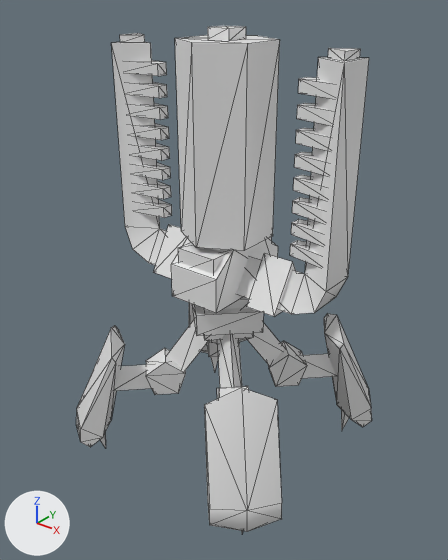
Renders of the Blender file Union_finished_raw/crawler_aa/raw/crawler_aa.blend from each side of a commit.
Before and after are seen from a 50 mm camera at (7.13, -8.99, 9.4) aimed at (0.04, -0.13, 3.9). The axes (+X, +Y, +Z) are drawn at lower left. The lights are the same throughout. Mesh edges are drawn as thin lines.

Names of what the first picture shows: 'crawler_aa'.
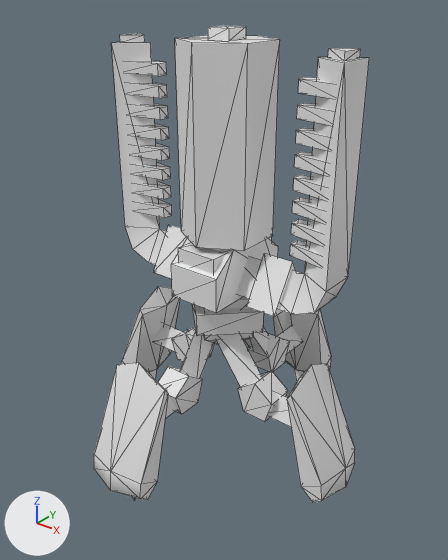
The newer file is also rescaled (x0.7) as a whole; pictures and numbers use the older file's frame.

What changed in the scene script:
```text
Change me_cube_003:
    used by ob_crawler_aa; location = (0.0, 0.0, 0.0); scale = (0.962, 0.962, 0.962)
    remove me_cube_003.from_pydata(...)  # 411 vertices, 584 faces; spans x -2.84..2.84, y -2.84..2.84, z -0.33..9.0
    add me_cube_003.from_pydata(...)  # 411 vertices, 584 faces; spans x -3.37..3.37, y -3.37..3.37, z -0.33..9.0
    me_cube_003 part 1: the loose piece of 18 vertices spanning x -2.84..-1.21, y 1.22..2.84, z 0.12..2.99 is turned 45 degrees about the z axis through its middle, then moved by (-0.71, -1.72, 0.0)
    me_cube_003 part 2: the loose piece of 6 vertices spanning x -1.99..-0.92, y 0.92..1.99, z 1.49..1.97 is turned 45 degrees about the z axis through its middle, then moved by (-0.47, -1.14, 0.0)
    me_cube_003 part 3: the loose piece of 10 vertices spanning x -1.5..-0.45, y 0.45..1.5, z 1.36..2.2 is turned 45 degrees about the z axis through its middle, then moved by (-0.28, -0.67, 0.0)
    me_cube_003 part 4: the loose piece of 18 vertices spanning x -2.84..-1.22, y -2.84..-1.21, z 0.12..2.99 is turned 45 degrees about the z axis through its middle, then moved by (1.72, -0.71, 0.0)
    me_cube_003 part 5: the loose piece of 6 vertices spanning x -1.99..-0.92, y -1.99..-0.92, z 1.49..1.97 is turned 45 degrees about the z axis through its middle, then moved by (1.14, -0.47, 0.0)
    me_cube_003 part 6: the loose piece of 10 vertices spanning x -1.5..-0.45, y -1.5..-0.45, z 1.36..2.2 is turned 45 degrees about the z axis through its middle, then moved by (0.67, -0.28, 0.0)
    me_cube_003 part 7: the loose piece of 6 vertices spanning x -1.07..0.08, y -1.07..0.08, z 1.68..3.35 is turned 45 degrees about the z axis through its middle, then moved by (0.18, -0.08, 0.0)
    me_cube_003 part 8: the loose piece of 18 vertices spanning x 1.21..2.84, y -2.84..-1.22, z 0.12..2.99 is turned 45 degrees about the z axis through its middle, then moved by (0.71, 1.72, 0.0)
    me_cube_003 part 9: the loose piece of 6 vertices spanning x 0.92..1.99, y -1.99..-0.92, z 1.49..1.97 is turned 45 degrees about the z axis through its middle, then moved by (0.47, 1.14, 0.0)
    me_cube_003 part 10: the loose piece of 10 vertices spanning x 0.45..1.5, y -1.5..-0.45, z 1.36..2.2 is turned 45 degrees about the z axis through its middle, then moved by (0.28, 0.67, 0.0)
    me_cube_003 part 11: the loose piece of 6 vertices spanning x -0.08..1.07, y -1.07..0.08, z 1.68..3.35 is turned 45 degrees about the z axis through its middle, then moved by (0.08, 0.18, 0.0)
    me_cube_003 part 12: the loose piece of 18 vertices spanning x 1.22..2.84, y 1.21..2.84, z 0.12..2.99 is turned 45 degrees about the z axis through its middle, then moved by (-1.72, 0.71, 0.0)
    me_cube_003 part 13: the loose piece of 6 vertices spanning x 0.92..1.99, y 0.92..1.99, z 1.49..1.97 is turned 45 degrees about the z axis through its middle, then moved by (-1.14, 0.47, 0.0)
    me_cube_003 part 14: the loose piece of 10 vertices spanning x 0.45..1.5, y 0.45..1.5, z 1.36..2.2 is turned 45 degrees about the z axis through its middle, then moved by (-0.67, 0.28, 0.0)
    me_cube_003 part 15: the loose piece of 6 vertices spanning x -0.08..1.07, y -0.08..1.07, z 1.68..3.35 is turned 45 degrees about the z axis through its middle, then moved by (-0.18, 0.08, 0.0)
    me_cube_003 part 16: 4 of 411 vertices moved; they spanned x -2.29..-1.87, y 1.87..2.29, z -0.33..0.64 and now span x -3.11..-2.72, y 0.11..0.51, z -0.33..0.64; mean shift (-0.74, -1.78, 0.0); largest move (-2.29, 2.29, 0.53) -> (-3.11, 0.31, 0.53)
    me_cube_003 part 17: 4 of 411 vertices moved; they spanned x -2.29..-1.87, y -2.29..-1.87, z -0.33..0.64 and now span x -0.51..-0.11, y -3.11..-2.72, z -0.33..0.64; mean shift (1.78, -0.74, 0.0); largest move (-2.29, -2.29, 0.53) -> (-0.31, -3.11, 0.53)
    me_cube_003 part 18: 4 of 411 vertices moved; they spanned x 1.87..2.29, y 1.87..2.29, z -0.33..0.64 and now span x 0.11..0.51, y 2.72..3.11, z -0.33..0.64; mean shift (-1.78, 0.74, 0.0); largest move (2.29, 2.29, 0.53) -> (0.31, 3.11, 0.53)
```

Changed parts and their boxes [x1, y1, x2, y2] in the pictures (448 x 560 px; the box of a moved part takes in the faces that stretch with it):
'crawler_aa', reshaped (7% narrower, 6% shorter): before [76, 26, 372, 533]; after [94, 26, 369, 502]
part 1 of me_cube_003, moved or reshaped: before [189, 303, 208, 353]; after [121, 286, 180, 372]
part 2 of me_cube_003, moved or reshaped (not visible before): after [154, 324, 184, 352]
part 3 of me_cube_003, moved or reshaped: before [207, 341, 218, 357]; after [172, 327, 215, 362]
part 4 of me_cube_003, moved or reshaped: before [76, 325, 125, 447]; after [94, 363, 168, 500]
part 5 of me_cube_003, moved or reshaped: before [115, 364, 151, 391]; after [165, 387, 178, 418]
part 6 of me_cube_003, moved or reshaped: before [146, 348, 186, 395]; after [158, 366, 203, 414]
part 7 of me_cube_003, moved or reshaped: before [166, 320, 208, 371]; after [180, 331, 214, 378]
part 8 of me_cube_003, moved or reshaped: before [204, 388, 282, 532]; after [287, 364, 355, 502]
part 9 of me_cube_003, moved or reshaped (not visible before): after [268, 392, 291, 427]
part 10 of me_cube_003, moved or reshaped: before [217, 386, 249, 399]; after [238, 371, 288, 422]
part 11 of me_cube_003, moved or reshaped: before [217, 334, 242, 388]; after [217, 333, 262, 387]
part 12 of me_cube_003, moved or reshaped: before [324, 314, 372, 427]; after [273, 309, 331, 372]
part 13 of me_cube_003, moved or reshaped: before [299, 354, 336, 379]; after [277, 326, 302, 354]
part 14 of me_cube_003, moved or reshaped: before [268, 341, 307, 387]; after [248, 333, 289, 372]
part 15 of me_cube_003, moved or reshaped: before [247, 323, 285, 366]; after [244, 327, 268, 355]
part 16 of me_cube_003, moved or reshaped: before [211, 356, 218, 373]; after [148, 369, 157, 379]
part 17 of me_cube_003, moved or reshaped (not visible afterwards): before [100, 434, 106, 448]
part 18 of me_cube_003, moved or reshaped: before [341, 410, 349, 430]; after [294, 368, 304, 382]
